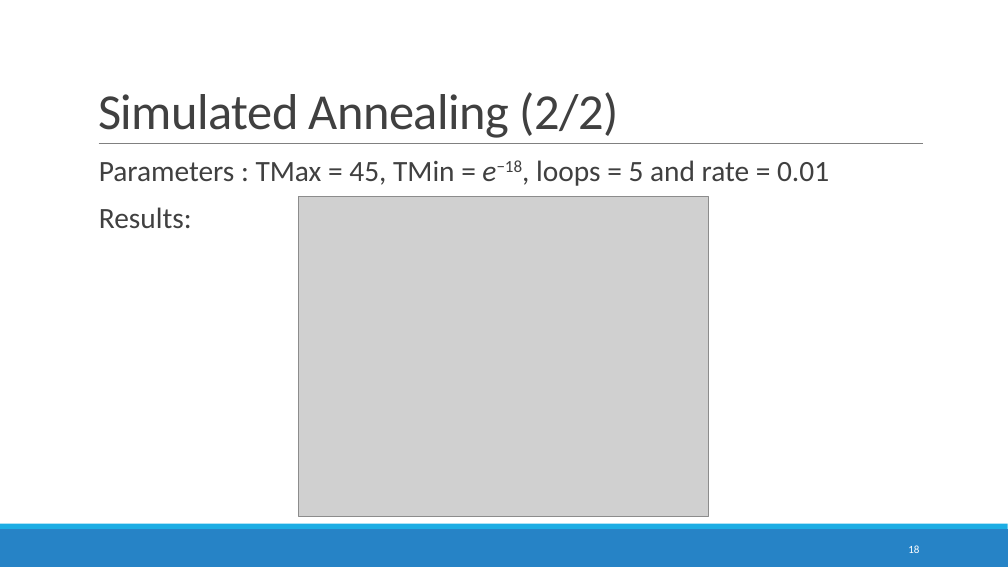
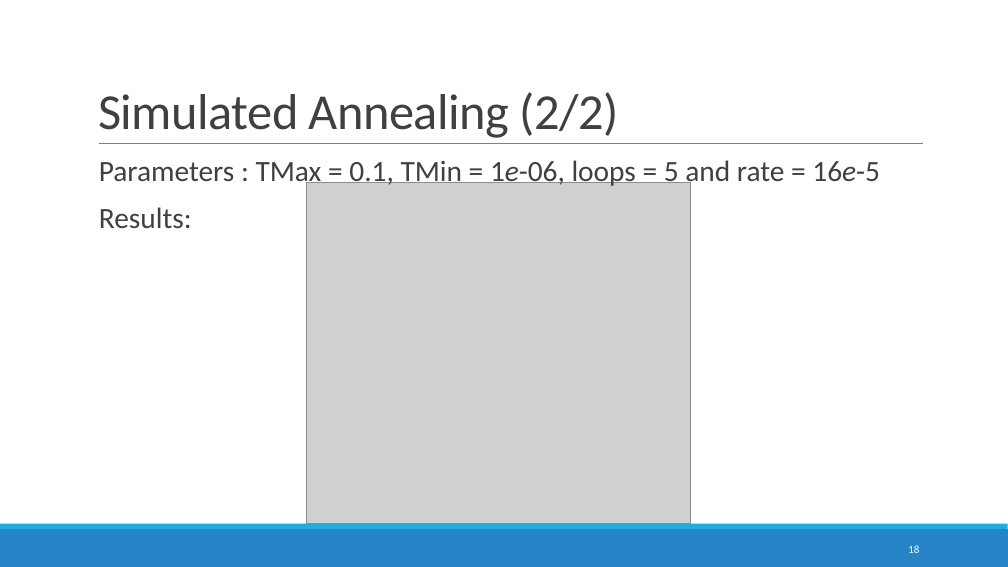
Before and after one commit to devilsdante/isel-examtimetabling-2014-2015, a slide deck: slide 18 of doc/Apresentação Oral/AFinal.pptx. Drawn at 1008x567 pixels with LibreOffice and Linux fonts; fonts in the diff are those of the drawing; grey boxes stand for pictures. Boxes give left, top, right and bottom in pixels: in the first picture for what was removed or moved away, otherwise in the second. Text is boxed around its words. In the diff, an @@ line names an element or a change of style, - is before the commit and + after.

```diff
--- a/doc/Apresentação Oral/AFinal.pptx
+++ b/doc/Apresentação Oral/AFinal.pptx
@@ text at <box>99,160,880,189</box>: text changed @@
-  Parameters : TMax = 45, TMin = e−18, loops = 5 and rate = 0.01
+  Parameters : TMax = 0.1, TMin = 1e-06, loops = 5 and rate = 16e-5
@@ picture: place and size @@
-picture at <box>298,197,708,516</box>
+picture at <box>306,182,690,524</box>
```
Also in this commit, not shown: 5 other slides changed, 2 slides added, 6 other files.
